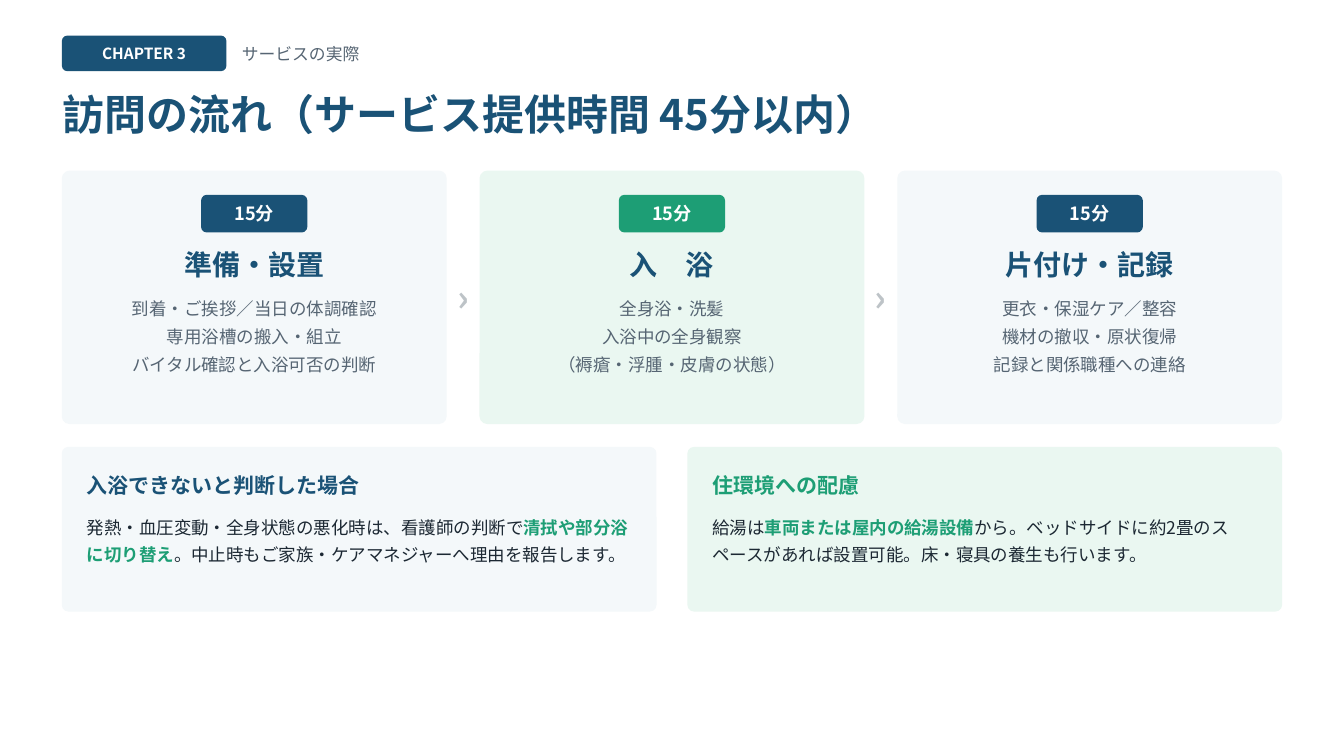
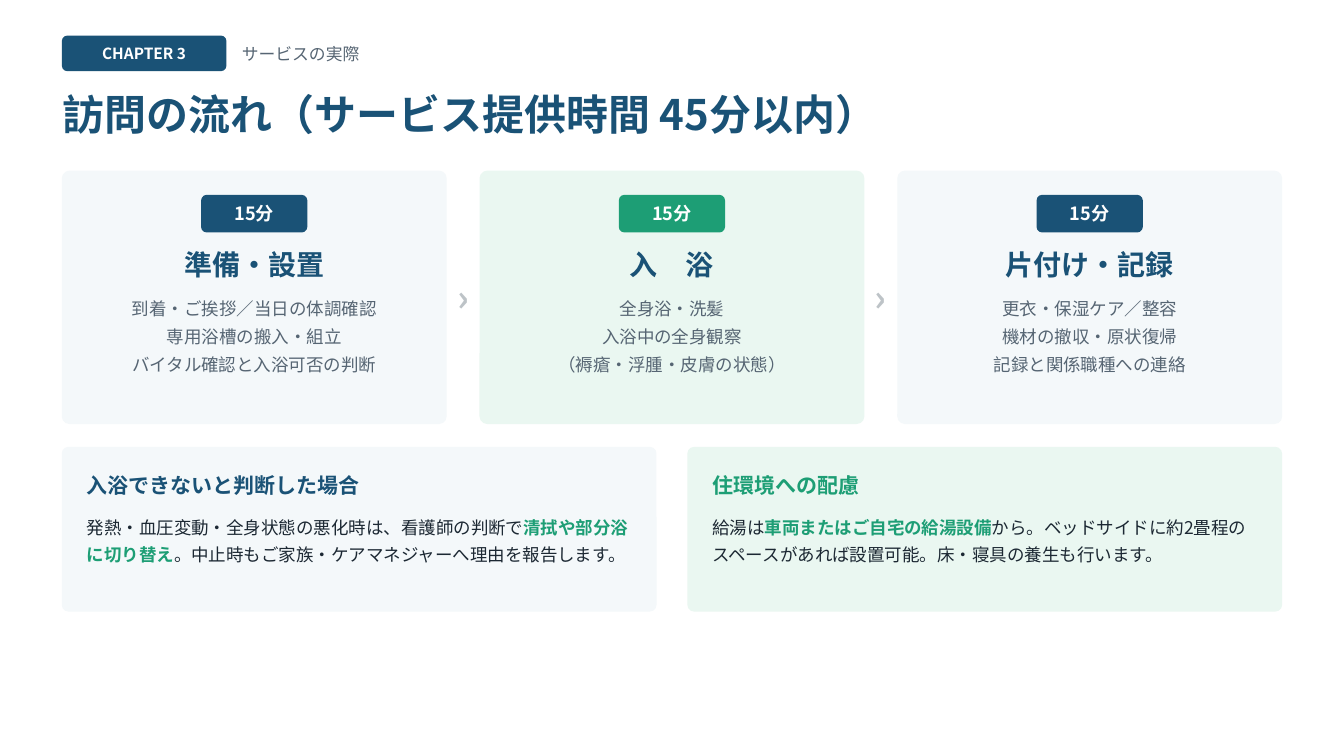
Before and after one commit to 1w0wakmsw0w-ctrl/houmonnyuyoku, a slide deck: slide 6 of houmon-nyuyoku-slides.pptx. Drawn at 1344x756 pixels with LibreOffice and Linux fonts; fonts in the diff are those of the drawing. Boxes give left, top, right and bottom in pixels: in the first picture for what was removed or moved away, otherwise in the second. Text is boxed around its words. In the diff, an @@ line names an element or a change of style, - is before the commit and + after.

```diff
--- a/houmon-nyuyoku-slides.pptx
+++ b/houmon-nyuyoku-slides.pptx
@@ text at (712, 519, 1246, 563): text changed @@
-給湯は車両または屋内の給湯設備から。ベッドサイドに約2畳のスペースがあれば設置可能。床・寝具の養生も行います。
+給湯は車両またはご自宅の給湯設備から。ベッドサイドに約2畳程のスペースがあれば設置可能。床・寝具の養生も行います。
```
Also in this commit, not shown: 10 other slides changed, 3 other files.
